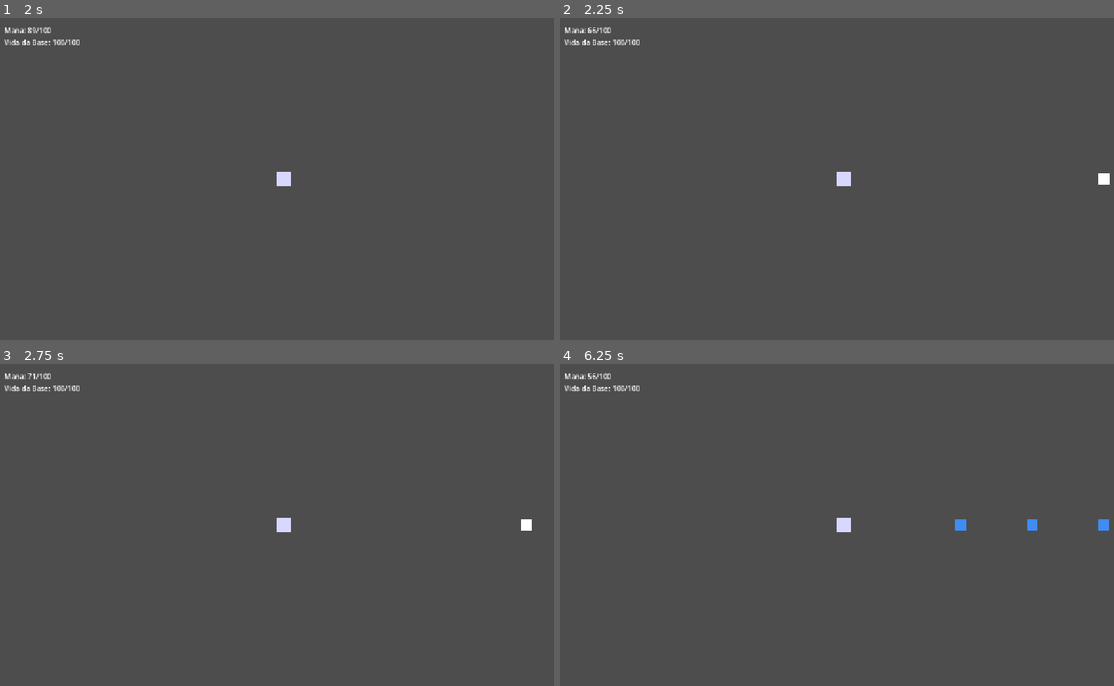
Above: before the commit, frames 1-4 (two rows, left to right).
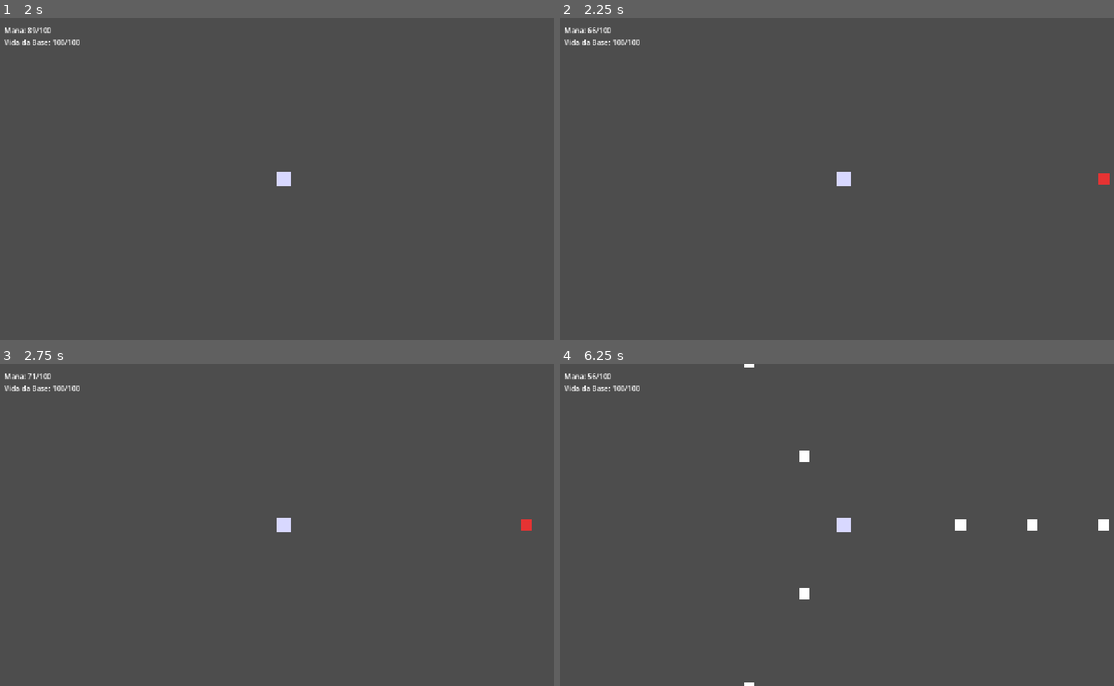
Above: after the commit, the same moments.

Repository: caua-developer/pixie-defense
Game: Godot game, scene res://scenes/main.tscn
The game is run twice, just before and just after one commit, with the same random seed, the same clock (stepped at 60 frames per second) and the same inputs.
Inputs (mouse positions are in pixels of both pictures, inside the frame that each line leads up to):
- Up to frame 1 (2 s): tap Enter at 0.5 s; move the mouse to (254, 243) at 0.52 s; press the mouse at (254, 243) at 0.53 s; tap Space at 1.25 s; move the mouse to (454, 227) at 1.27 s; release the mouse at (454, 227) at 1.28 s; click (454, 227) at 1.35 s
- Up to frame 2 (2.25 s): tap Enter at 2 s; move the mouse to (670, 130) at 2.02 s; press the mouse at (670, 130) at 2.03 s
- Up to frame 3 (2.75 s): no input
- Up to frame 4 (6.25 s): move the mouse to (870, 525) at 2.77 s; release the mouse at (870, 525) at 2.78 s; click (870, 525) at 2.85 s; tap Space at 3.5 s; move the mouse to (759, 444) at 3.52 s; press the mouse at (759, 444) at 3.53 s; move the mouse to (969, 508) at 4.27 s; release the mouse at (969, 508) at 4.28 s; click (969, 508) at 4.35 s; move the mouse to (731, 541) at 5.02 s; press the mouse at (731, 541) at 5.03 s; move the mouse to (903, 454) at 5.77 s; release the mouse at (903, 454) at 5.78 s; click (903, 454) at 5.85 s

Frame 1 is identical in both runs. In frame 2, less than 0.1% of the frame differs, in the area x 97-100%, y 48-52%; in frame 3, less than 0.1%; in frame 4, 0.4%, in the area x 33-100%, y 0-100%.

Commit message:
feat: adiciona Corredor2 e Corredor3 em disposicao radial
Co-Authored-By: Claude Sonnet 5 <noreply@anthropic.com>

Diff:
--- a/scenes/main.tscn
+++ b/scenes/main.tscn
@@ -6,11 +6,6 @@
 [ext_resource type="Script" path="res://scripts/mago.gd" id="mago_script"]
 [ext_resource type="PackedScene" path="res://scenes/spell_effect.tscn" id="spell_effect_scene"]
 [ext_resource type="Script" path="res://scripts/main.gd" id="main_script"]
-
-[sub_resource type="Curve2D" id="corredor1_curve"]
-_data = {
-"points": PackedVector2Array(0, 0, 0, 0, 600, 0, 0, 0, 0, 0, 0, 0)
-}
 
 [node name="Main" type="Node2D" unique_id=1404636165]
 script = ExtResource("main_script")
@@ -30,10 +25,24 @@
 
 [node name="Corredor1" type="Path2D" parent="." unique_id=1346414365]
 script = ExtResource("corredor_script")
-curve = SubResource("corredor1_curve")
 enemy_scene = ExtResource("enemy_scene")
+start_position = Vector2(600, 0)
 
 [node name="SpawnTimer" type="Timer" parent="Corredor1" unique_id=137679326]
+
+[node name="Corredor2" type="Path2D" parent="."]
+script = ExtResource("corredor_script")
+enemy_scene = ExtResource("enemy_scene")
+start_position = Vector2(-300, 520)
+
+[node name="SpawnTimer" type="Timer" parent="Corredor2"]
+
+[node name="Corredor3" type="Path2D" parent="."]
+script = ExtResource("corredor_script")
+enemy_scene = ExtResource("enemy_scene")
+start_position = Vector2(-300, -520)
+
+[node name="SpawnTimer" type="Timer" parent="Corredor3"]
 
 [node name="HUD" type="CanvasLayer" parent="." unique_id=1430594757]
 
